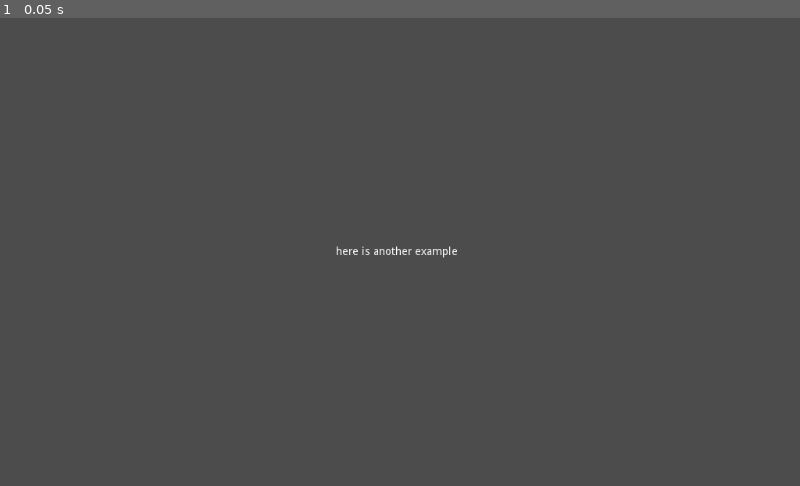
Above: before the commit, frame 1.
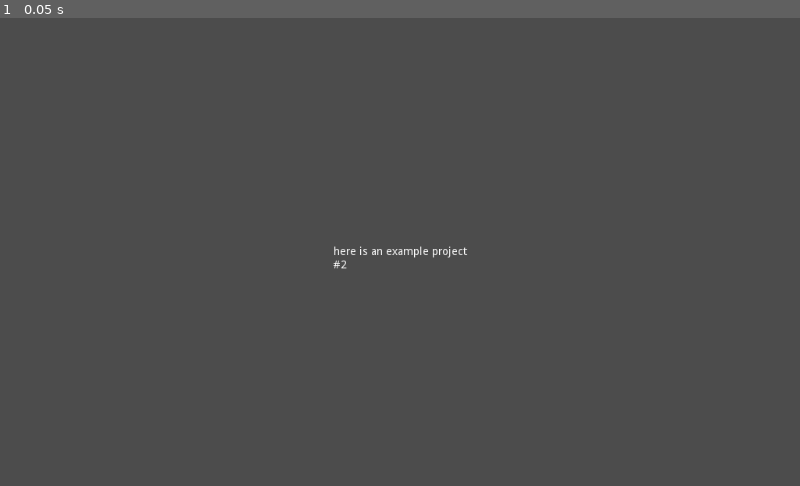
Above: after the commit, the same moment.

Repository: uberfig/godot-build-and-deploy-plugin
Game: Godot game, scene res://test_scene.tscn
The game is run twice, just before and just after one commit, with the same random seed, the same clock (stepped at 60 frames per second) and the same inputs.
Inputs:
- Up to frame 1 (0.05 s): no input

The runs differ from the first frame. In frame 1, 0.2% of the frame differs, in the area x 41-59%, y 48-54%.

Commit message:
new icon

Diff:
--- a/project.godot
+++ b/project.godot
@@ -10,9 +10,13 @@
 
 [application]
 
-config/name="One Click Deploy Plugin"
+config/name="old One Click Deploy Plugin"
 run/main_scene="res://test_scene.tscn"
 config/icon="res://icon.png"
+
+[editor_plugins]
+
+enabled=PoolStringArray( "res://addons/build-and-deploy/plugin.cfg" )
 
 [physics]
 
--- a/test_scene.tscn
+++ b/test_scene.tscn
@@ -12,11 +12,12 @@
 anchor_top = 0.5
 anchor_right = 0.5
 anchor_bottom = 0.5
-margin_left = -82.5
+margin_left = -85.5
 margin_top = -7.0
-margin_right = 82.5
+margin_right = 85.5
 margin_bottom = 7.0
-text = "here is another example"
+text = "here is an example project
+#2"
 __meta__ = {
 "_edit_use_anchors_": false
 }
Binary file added: assets/Icon.jpg
Not shown, added: assets/directory example.png.import
Not shown, changed: export_presets.cfg
Not shown, added: addons/build-and-deploy/persistant.save
Not shown, added: assets/Icon.kra
Not shown, added: assets/Icon.kra~
